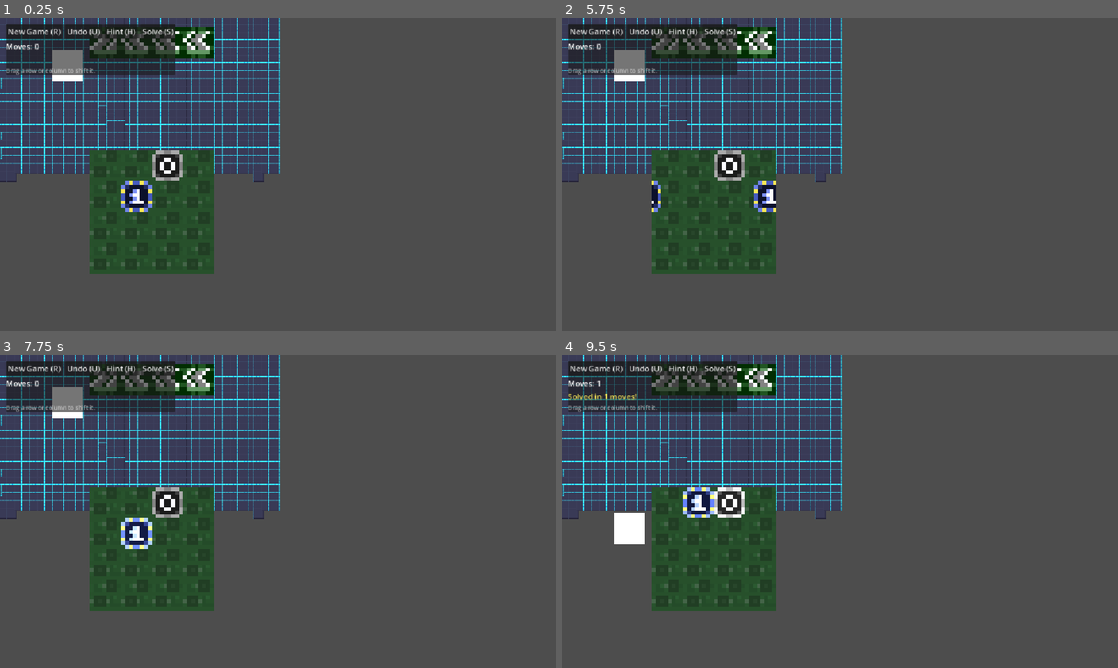
Above: before the commit, frames 1-4 (two rows, left to right).
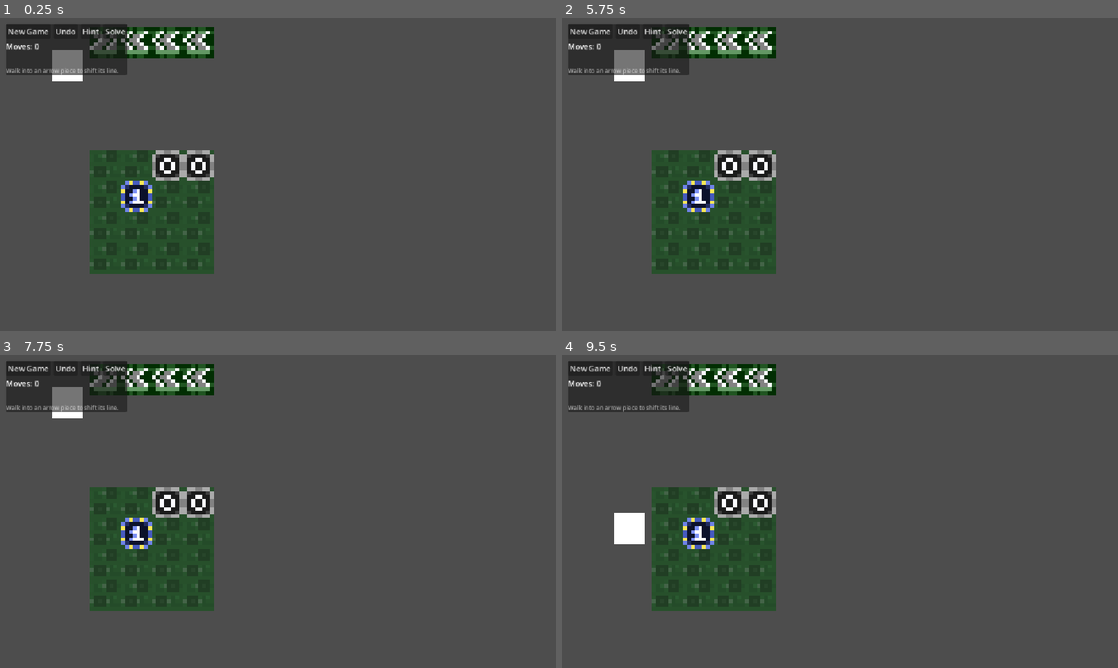
Above: after the commit, the same moments.

Repository: MukkiGames-Production/GithubGameJam2026
Game: Godot game, scene res://Matrix_Puzzle.tscn
Two runs of this game, one before a commit and one after it. Both use one fixed random seed, a clock stepped at 60 frames per second and the inputs below. This scene is started directly instead of the project's main scene.
Inputs (mouse positions are in pixels of both pictures, inside the frame that each line leads up to):
- Up to frame 1 (0.25 s): no input
- Up to frame 2 (5.75 s): click "Undo (U)" (after the commit: "Undo") at 0.5 s; click "Hint (H)" (after the commit: "Hint") at 1.25 s; click "Solve (S)" (after the commit: "Solve") at 2 s; click "New Game (R)" (after the commit: "New Game") at 2.75 s; click "New Game (R)" (after the commit: "New Game") at 3.5 s; tap Enter at 4.25 s; move the mouse to (962, 158) at 4.27 s; hold D (ui_right) 4.28-5 s; tap R at 4.35 s; click (962, 158) at 4.42 s; tap U at 4.55 s; tap Space at 5 s; drag from (728, 190) to (812, 237) at 5.02 s
- Up to frame 3 (7.75 s): move the mouse to (333, 442) at 5.77 s; hold D (ui_right) 5.78-6.5 s; tap H at 5.85, 7.55 s; click (333, 442) at 5.92 s; tap R at 6.05 s; drag from (250, 574) to (111, 464) at 6.52 s; tap Enter at 7.25 s; move the mouse to (444, 558) at 7.27 s; hold A (ui_left) from 7.28 s (still down); tap U at 7.35 s; click (444, 558) at 7.42 s
- Up to frame 4 (9.5 s): release A (ui_left) at 8 s; tap Space at 8 s; drag from (673, 464) to (756, 433) at 8.02 s; tap Enter at 8.75 s; move the mouse to (867, 511) at 8.77 s; hold S (ui_down) from 8.78 s (still down); tap R at 8.85 s; click (867, 511) at 8.92 s; tap U at 9.05 s

The runs differ from the first frame. In frame 1, 5.4% of the frame differs, in the area x 0-51%, y 0-53%; in frame 2, 6.4%; in frame 3, 5.8%; in frame 4, 6.8%, in the area x 0-51%, y 0-62%.

Commit message:
working on the shift pieces only moving throught the shift pieces

Diff:
--- a/shifting-babaisyou-2/MatrixPuzzle.gd
+++ b/shifting-babaisyou-2/MatrixPuzzle.gd
@@ -3,8 +3,8 @@
 ## 2D matrix puzzle board.
 ##
 ## Rules live in shift_puzzle.gd (no nodes); this node only renders, animates
-## and handles input. The pieces are the sprites authored in the scene: the
-## board reads its starting layout from them and never builds tiles at runtime.
+## and handles input. Pieces only move when a shift piece is bumped: the board
+## itself is just a wall and has no direct input.
 
 signal moved(moves: int)
 signal solved(moves: int)
@@ -30,9 +30,6 @@
 
 var _start_cells: Dictionary = {}  # tile -> cell it was authored on
 
-var _dragging := false
-var _drag_start := Vector2.ZERO
-var _drag_cell := Vector2i.ZERO
 var _hud: CanvasLayer
 var _moves_label: Label
 var _status_label: Label
@@ -172,15 +169,19 @@
 		_win_flash()
 
 
-## Shifts the board line aligned with cell in the direction of push. Called by
-## the shift pieces around the board.
+## Shifts the board line aligned with cell in the given direction. Called by
+## shift pieces; a horizontal direction shifts a row, a vertical one a column.
 func shift_line(cell: Vector2i, push: Vector2) -> void:
 	if busy or push == Vector2.ZERO:
 		return
 	if absf(push.x) > absf(push.y):
-		_do_move("row", clampi(cell.y, 0, N - 1), -int(signf(push.x)))
+		# Above/below the board the piece's column picks the row it controls.
+		var row := cell.y if cell.y >= 0 and cell.y < N else cell.x
+		_do_move("row", clampi(row, 0, N - 1), -int(signf(push.x)))
 	else:
-		_do_move("col", clampi(cell.x, 0, N - 1), int(signf(push.y)))
+		# Beside the board the piece's row picks the column it controls.
+		var col := cell.x if cell.x >= 0 and cell.x < N else cell.y
+		_do_move("col", clampi(col, 0, N - 1), int(signf(push.y)))
 
 
 func _line_has_piece(kind: String, idx: int) -> bool:
@@ -264,53 +265,6 @@
 		tween.tween_property(tile, "self_modulate", Color.WHITE, 0.15)
 
 
-# --- input -----------------------------------------------------------------
-
-func _unhandled_input(event: InputEvent) -> void:
-	if event is InputEventKey:
-		var key := event as InputEventKey
-		if key.pressed and not key.echo:
-			match key.keycode:
-				KEY_R:
-					new_game()
-				KEY_U:
-					undo()
-				KEY_H:
-					hint()
-				KEY_S:
-					play_solution()
-		return
-
-	if not event is InputEventMouseButton or busy:
-		return
-	var mouse := event as InputEventMouseButton
-	if mouse.button_index != MOUSE_BUTTON_LEFT:
-		return
-
-	var local := to_local(get_global_mouse_position())
-	if mouse.pressed:
-		if _board_rect().has_point(local):
-			_dragging = true
-			_drag_start = local
-			_drag_cell = Vector2i(((local - board_origin) / cell_size).floor())
-	else:
-		_finish_drag(local)
-
-
-func _finish_drag(local: Vector2) -> void:
-	if not _dragging:
-		return
-	_dragging = false
-	var delta := local - _drag_start
-	if delta.length() < cell_size * 0.4:
-		return
-	if absf(delta.x) > absf(delta.y):
-		# Drag right shifts right, which is a negative left shift.
-		_do_move("row", _drag_cell.y, -clampi(roundi(delta.x / cell_size), 1, N / 2))
-	else:
-		_do_move("col", _drag_cell.x, clampi(roundi(delta.y / cell_size), 1, N / 2))
-
-
 # --- HUD -------------------------------------------------------------------
 
 func _build_hud() -> void:
@@ -328,10 +282,10 @@
 	var row := HBoxContainer.new()
 	row.add_theme_constant_override("separation", 6)
 	box.add_child(row)
-	row.add_child(_button("New Game (R)", new_game))
-	row.add_child(_button("Undo (U)", undo))
-	row.add_child(_button("Hint (H)", hint))
-	row.add_child(_button("Solve (S)", play_solution))
+	row.add_child(_button("New Game", new_game))
+	row.add_child(_button("Undo", undo))
+	row.add_child(_button("Hint", hint))
+	row.add_child(_button("Solve", play_solution))
 
 	_moves_label = Label.new()
 	box.add_child(_moves_label)
@@ -341,7 +295,7 @@
 	box.add_child(_status_label)
 
 	var help := Label.new()
-	help.text = "Drag a row or column to shift it."
+	help.text = "Walk into an arrow piece to shift its line."
 	help.add_theme_font_size_override("font_size", 12)
 	help.modulate = Color(1, 1, 1, 0.6)
 	box.add_child(help)
--- a/shifting-babaisyou-2/Matrix_Puzzle.tscn
+++ b/shifting-babaisyou-2/Matrix_Puzzle.tscn
@@ -587,6 +587,7 @@
 [node name="Node2D" type="Node2D" unique_id=954893667]
 
 [node name="TileMapLayer" type="TileMapLayer" parent="." unique_id=305454632]
+visible = false
 tile_map_data = PackedByteArray("AAADAAMAAQAFAAUAAAADAAQAAQAFAAQAAAAEAAMAAQAEAAUAAAAEAAQAAQAEAAQAAAAFAAMAAQAFAAUAAAAFAA …(46640 unchanged characters)…
 tile_set = SubResource("TileSet_3togr")
 
@@ -744,90 +745,99 @@
 metadata/floor = true
 metadata/cell = Vector2i(3, 3)
 
-[node name="Piece_1_A" type="Sprite2D" parent="Matrix" unique_id=910000101]
+[node name="Piece_1_A" type="Sprite2D" parent="Matrix" unique_id=910000101 groups=["PuzzlePiece"]]
 texture_filter = 1
 position = Vector2(203, 98)
 scale = Vector2(8, 8)
 texture = SubResource("AtlasTexture_one")
 metadata/symbol = "1"
 
-[node name="Piece_1_A2" type="Sprite2D" parent="Matrix" unique_id=1553694057]
+[node name="Piece_1_A2" type="Sprite2D" parent="Matrix" unique_id=1553694057 groups=["PuzzlePiece"]]
 texture_filter = 1
 position = Vector2(332, 98)
 scale = Vector2(8, 8)
 texture = SubResource("AtlasTexture_one")
 metadata/symbol = "1"
 
-[node name="Piece_O_A" type="Sprite2D" parent="Matrix" unique_id=910000102]
-texture_filter = 1
-position = Vector2(267, 98)
+[node name="Piece_O_A" type="Sprite2D" parent="Matrix" unique_id=910000102 groups=["PuzzlePiece"]]
+texture_filter = 1
+position = Vector2(268, 97)
 scale = Vector2(8, 8)
 texture = SubResource("AtlasTexture_zero")
 metadata/symbol = "O"
 
-[node name="Piece_O_B" type="Sprite2D" parent="Matrix" unique_id=910000103]
+[node name="Piece_O_B" type="Sprite2D" parent="Matrix" unique_id=910000103 groups=["PuzzlePiece"]]
 texture_filter = 1
 position = Vector2(331, 226)
 scale = Vector2(8, 8)
 texture = SubResource("AtlasTexture_zero")
 metadata/symbol = "O"
 
-[node name="Piece_1_B" type="Sprite2D" parent="Matrix" unique_id=910000104]
+[node name="Piece_O_B2" type="Sprite2D" parent="Matrix" unique_id=236346990 groups=["PuzzlePiece"]]
+texture_filter = 1
+position = Vector2(396, 226)
+scale = Vector2(8, 8)
+texture = SubResource("AtlasTexture_zero")
+metadata/symbol = "O"
+
+[node name="Piece_1_B" type="Sprite2D" parent="Matrix" unique_id=910000104 groups=["PuzzlePiece"]]
 texture_filter = 1
 position = Vector2(267, 290)
 scale = Vector2(8, 8)
 texture = SubResource("AtlasTexture_one")
 metadata/symbol = "1"
 
-[node name="ShiftPiece" type="Sprite2D" parent="." unique_id=398294785]
+[node name="ShiftRightPiece" type="Sprite2D" parent="." unique_id=398294785 groups=["shiftPiece"]]
 texture_filter = 1
 position = Vector2(203, 34)
 scale = Vector2(8, 8)
 texture = SubResource("AtlasTexture_7uwkc")
 script = ExtResource("6_shft")
 
-[node name="Body" type="StaticBody2D" parent="ShiftPiece" unique_id=940000001]
-
-[node name="CollisionShape2D" type="CollisionShape2D" parent="ShiftPiece/Body" unique_id=940000002]
+[node name="Body" type="StaticBody2D" parent="ShiftRightPiece" unique_id=940000001]
+
+[node name="CollisionShape2D" type="CollisionShape2D" parent="ShiftRightPiece/Body" unique_id=940000002]
 position = Vector2(-0.125, 0)
 shape = SubResource("RectangleShape2D_shift")
 
-[node name="ShiftPiece2" type="Sprite2D" parent="." unique_id=1971598117]
+[node name="ShiftRightPiece2" type="Sprite2D" parent="." unique_id=1971598117 groups=["shiftPiece"]]
 texture_filter = 1
 position = Vector2(267, 34)
 scale = Vector2(8, 8)
 texture = SubResource("AtlasTexture_r750h")
 script = ExtResource("6_shft")
 
-[node name="Body" type="StaticBody2D" parent="ShiftPiece2" unique_id=940000011]
-
-[node name="CollisionShape2D" type="CollisionShape2D" parent="ShiftPiece2/Body" unique_id=940000012]
+[node name="Body" type="StaticBody2D" parent="ShiftRightPiece2" unique_id=940000011]
+
+[node name="CollisionShape2D" type="CollisionShape2D" parent="ShiftRightPiece2/Body" unique_id=940000012]
 position = Vector2(-0.25, 0)
 shape = SubResource("RectangleShape2D_shift")
 
-[node name="ShiftPiece3" type="Sprite2D" parent="." unique_id=1589248969]
+[node name="ShiftLeftPiece" type="Sprite2D" parent="." unique_id=1589248969 groups=["shiftPiece"]]
 texture_filter = 1
 position = Vector2(331, 34)
 scale = Vector2(8, 8)
 texture = SubResource("AtlasTexture_r750h")
 script = ExtResource("6_shft")
-
-[node name="Body" type="StaticBody2D" parent="ShiftPiece3" unique_id=940000021]
-
-[node name="CollisionShape2D" type="CollisionShape2D" parent="ShiftPiece3/Body" unique_id=940000022]
+direction = Vector2i(-1, 0)
+
+[node name="Body" type="StaticBody2D" parent="ShiftLeftPiece" unique_id=940000021]
+
+[node name="CollisionShape2D" type="CollisionShape2D" parent="ShiftLeftPiece/Body" unique_id=940000022]
 position = Vector2(-0.375, 0)
 shape = SubResource("RectangleShape2D_shift")
 
-[node name="ShiftPiece4" type="Sprite2D" parent="." unique_id=623426855]
+[node name="ShiftLeftPiece2" type="Sprite2D" parent="." unique_id=623426855 groups=["shiftPiece"]]
 texture_filter = 1
 position = Vector2(395, 34)
 scale = Vector2(8, 8)
 texture = SubResource("AtlasTexture_r750h")
 script = ExtResource("6_shft")
-
-[node name="Body" type="StaticBody2D" parent="ShiftPiece4" unique_id=940000031]
-
-[node name="CollisionShape2D" type="CollisionShape2D" parent="ShiftPiece4/Body" unique_id=940000032]
+direction = Vector2i(-1, 0)
+
+[node name="Body" type="StaticBody2D" parent="ShiftLeftPiece2" unique_id=940000031]
+
+[node name="CollisionShape2D" type="CollisionShape2D" parent="ShiftLeftPiece2/Body" unique_id=940000032]
 position = Vector2(-0.5, -0.125)
 shape = SubResource("RectangleShape2D_shift")
 
--- a/shifting-babaisyou-2/ShiftPiece.gd
+++ b/shifting-babaisyou-2/ShiftPiece.gd
@@ -1,16 +1,15 @@
 class_name ShiftPiece
 extends Sprite2D
-## Arrow crank on the edge of the shift matrix. Bump into it and the board line
-## it is aligned with shifts in the direction you pushed.
-##
-## Pieces above/below the board shift a column; pieces beside it shift a row, so
-## you can add more of these around the board in the scene and they just work.
+## Arrow crank around the matrix. Bump into it and the board line it points at
+## shifts in the arrow's own direction - the player's push direction is ignored.
 
-var axis := "col"  # "col" when above/below the board, "row" beside it
-var cell := Vector2i.ZERO
+## Where the line moves: RIGHT/LEFT shift a row, UP/DOWN shift a column.
+@export var direction := Vector2i.RIGHT
 
 ## Sibling board to crank; defaults to a sibling named Matrix.
 @export var board_path: NodePath = ^"../Matrix"
+
+var cell := Vector2i.ZERO
 
 # Untyped so this script does not depend on the global class cache at parse
 # time (the board is found through board_path).
@@ -27,16 +26,12 @@
 	# Sit exactly on the board grid, so hand-placed art never drifts off it.
 	cell = _board.cell_at(_board.to_local(global_position))
 	global_position = _board.to_global(_board.cell_center(cell))
-	axis = "col" if cell.x >= 0 and cell.x < _board.N else "row"
 
 
-func push_from_player(push: Vector2, _from_position: Vector2) -> void:
+func push_from_player(_push: Vector2, _from_position: Vector2) -> void:
 	if _board == null or _board.busy:
 		return
-	var wants_column: bool = absf(push.y) > absf(push.x)
-	if (axis == "col") != wants_column:
-		return  # the player is on the wrong side to crank this piece
-	_board.shift_line(cell, push)
+	_board.shift_line(cell, Vector2(direction))
 	_press()
 
 
--- a/shifting-babaisyou-2/project.godot
+++ b/shifting-babaisyou-2/project.godot
@@ -24,32 +24,28 @@
 
 ui_left={
 "deadzone": 0.5,
-"events": [Object(InputEventKey,"resource_local_to_scene":false,"resource_name":"","device":16,"window_id":0,"alt_pressed":false,"shift_pressed":false,"ctrl_pressed":false,"meta_pressed":false,"pressed":false,"keycode":4194319,"physical_keycode":0,"key_label":0,"unicode":0,"location":0,"echo":false,"script":null)
-, Object(InputEventJoypadButton,"resource_local_to_scene":false,"resource_name":"","device":-1,"button_index":13,"pressure":0.0,"pressed":false,"script":null)
+"events": [Object(InputEventJoypadButton,"resource_local_to_scene":false,"resource_name":"","device":-1,"button_index":13,"pressure":0.0,"pressed":false,"script":null)
 , Object(InputEventJoypadMotion,"resource_local_to_scene":false,"resource_name":"","device":-1,"axis":0,"axis_value":-1.0,"script":null)
 , Object(InputEventKey,"resource_local_to_scene":false,"resource_name":"","device":-1,"window_id":0,"alt_pressed":false …(182 unchanged characters)…
 ]
 }
 ui_right={
 "deadzone": 0.5,
-"events": [Object(InputEventKey,"resource_local_to_scene":false,"resource_name":"","device":16,"window_id":0,"alt_pressed":false,"shift_pressed":false,"ctrl_pressed":false,"meta_pressed":false,"pressed":false,"keycode":4194321,"physical_keycode":0,"key_label":0,"unicode":0,"location":0,"echo":false,"script":null)
-, Object(InputEventJoypadButton,"resource_local_to_scene":false,"resource_name":"","device":-1,"button_index":14,"pressure":0.0,"pressed":false,"script":null)
+"events": [Object(InputEventJoypadButton,"resource_local_to_scene":false,"resource_name":"","device":-1,"button_index":14,"pressure":0.0,"pressed":false,"script":null)
 , Object(InputEventJoypadMotion,"resource_local_to_scene":false,"resource_name":"","device":-1,"axis":0,"axis_value":1.0,"script":null)
 , Object(InputEventKey,"resource_local_to_scene":false,"resource_name":"","device":-1,"window_id":0,"alt_pressed":false …(183 unchanged characters)…
 ]
 }
 ui_up={
 "deadzone": 0.5,
-"events": [Object(InputEventKey,"resource_local_to_scene":false,"resource_name":"","device":16,"window_id":0,"alt_pressed":false,"shift_pressed":false,"ctrl_pressed":false,"meta_pressed":false,"pressed":false,"keycode":4194320,"physical_keycode":0,"key_label":0,"unicode":0,"location":0,"echo":false,"script":null)
-, Object(InputEventJoypadButton,"resource_local_to_scene":false,"resource_name":"","device":-1,"button_index":11,"pressure":0.0,"pressed":false,"script":null)
+"events": [Object(InputEventJoypadButton,"resource_local_to_scene":false,"resource_name":"","device":-1,"button_index":11,"pressure":0.0,"pressed":false,"script":null)
 , Object(InputEventJoypadMotion,"resource_local_to_scene":false,"resource_name":"","device":-1,"axis":1,"axis_value":-1.0,"script":null)
 , Object(InputEventKey,"resource_local_to_scene":false,"resource_name":"","device":-1,"window_id":0,"alt_pressed":false …(183 unchanged characters)…
 ]
 }
 ui_down={
 "deadzone": 0.5,
-"events": [Object(InputEventKey,"resource_local_to_scene":false,"resource_name":"","device":16,"window_id":0,"alt_pressed":false,"shift_pressed":false,"ctrl_pressed":false,"meta_pressed":false,"pressed":false,"keycode":4194322,"physical_keycode":0,"key_label":0,"unicode":0,"location":0,"echo":false,"script":null)
-, Object(InputEventJoypadButton,"resource_local_to_scene":false,"resource_name":"","device":-1,"button_index":12,"pressure":0.0,"pressed":false,"script":null)
+"events": [Object(InputEventJoypadButton,"resource_local_to_scene":false,"resource_name":"","device":-1,"button_index":12,"pressure":0.0,"pressed":false,"script":null)
 , Object(InputEventJoypadMotion,"resource_local_to_scene":false,"resource_name":"","device":-1,"axis":1,"axis_value":1.0,"script":null)
 , Object(InputEventKey,"resource_local_to_scene":false,"resource_name":"","device":-1,"window_id":0,"alt_pressed":false …(183 unchanged characters)…
 ]
--- a/shifting-babaisyou-2/tests/test_matrix_board.gd
+++ b/shifting-babaisyou-2/tests/test_matrix_board.gd
@@ -41,9 +41,10 @@
 	return count
 
 
-func _col_has_piece(state: String, col: int) -> bool:
-	for row in 4:
-		if state[row * 4 + col] != ".":
+func _line_has_piece(state: String, is_row: bool, idx: int) -> bool:
+	for i in 4:
+		var cell := Vector2i(i, idx) if is_row else Vector2i(idx, i)
+		if state[cell.y * 4 + cell.x] != ".":
 			return true
 	return false
 
@@ -95,36 +96,48 @@
 	_check(board.state == before, "undo restores the state")
 	_check(board.moves_made == 0, "undo clears the move count")
 
-	# Shifting is done through the arrow pieces, not by bumping the board.
+	# Shifting is done through the arrow pieces, in their own direction.
 	_check(not board.has_method("push_from_player"), "board ignores direct bumps")
 	var piece = null
-	for node_name in ["ShiftPiece", "ShiftPiece2", "ShiftPiece3", "ShiftPiece4"]:
-		var candidate = scene.get_node_or_null(node_name)
-		if candidate != null and _col_has_piece(board.state, clampi(candidate.cell.x, 0, 3)):
-			piece = candidate
+	for node_name in ["ShiftRightPiece", "ShiftRightPiece2", "ShiftLeftPiece", "ShiftLeftPiece2"]:
+		piece = scene.get_node_or_null(node_name)
+		if piece != null:
 			break
-	if piece == null:
-		piece = scene.get_node_or_null("ShiftPiece")
 	_check(piece != null and piece.has_method("push_from_player"), "shift pieces are interactive")
 	if piece == null:
 		return
 	_check(piece.global_position == board.to_global(board.cell_center(piece.cell)), "shift piece snapped onto the board grid")
 
-	# The scene layout is free-form: make sure the crank's column has a piece.
-	var piece_col: int = clampi(piece.cell.x, 0, 3)
-	if not _col_has_piece(board.state, piece_col):
-		for row in 4:
-			if board.state[row * 4 + piece_col] == ".":
-				board.tiles[0].position = board.cell_center(Vector2i(piece_col, row))
+	# Work out the line the piece cranks, the same way MatrixPuzzle does.
+	var dir: Vector2i = piece.direction
+	var is_row: bool = dir.x != 0
+	var line_idx: int
+	if is_row:
+		line_idx = piece.cell.y if piece.cell.y >= 0 and piece.cell.y < 4 else piece.cell.x
+	else:
+		line_idx = piece.cell.x if piece.cell.x >= 0 and piece.cell.x < 4 else piece.cell.y
+	line_idx = clampi(line_idx, 0, 3)
+
+	# The scene layout is free-form: make sure the crank's line has a piece.
+	if not _line_has_piece(board.state, is_row, line_idx):
+		for i in 4:
+			var cell := Vector2i(i, line_idx) if is_row else Vector2i(line_idx, i)
+			if board.state[cell.y * 4 + cell.x] == ".":
+				board.tiles[0].position = board.cell_center(cell)
 				break
 		board.state = board._state_from_tiles()
-	_check(_col_has_piece(board.state, piece_col), "shift piece column holds a piece")
+	_check(_line_has_piece(board.state, is_row, line_idx), "crank line holds a piece")
 
 	var before_push: String = board.state
-	body.desired_dir = Vector2.DOWN
+	body.desired_dir = Vector2.DOWN  # the push direction must not matter
 	body._bump(piece.get_node("Body/CollisionShape2D"))
 	await create_timer(0.8).timeout
-	_check(board.state == Puzzle.shift_col(before_push, piece_col, 1), "shift piece shifts its column downwards")
+	var expected: String = before_push
+	if is_row:
+		expected = Puzzle.shift_row(expected, line_idx, -int(signf(dir.x)))
+	else:
+		expected = Puzzle.shift_col(expected, line_idx, int(signf(dir.y)))
+	_check(board.state == expected, "shift piece shifts its line in its own direction")
 
 	# The Solve path runs the solver and lands the board solved.
 	board.state = "1....O.........."
